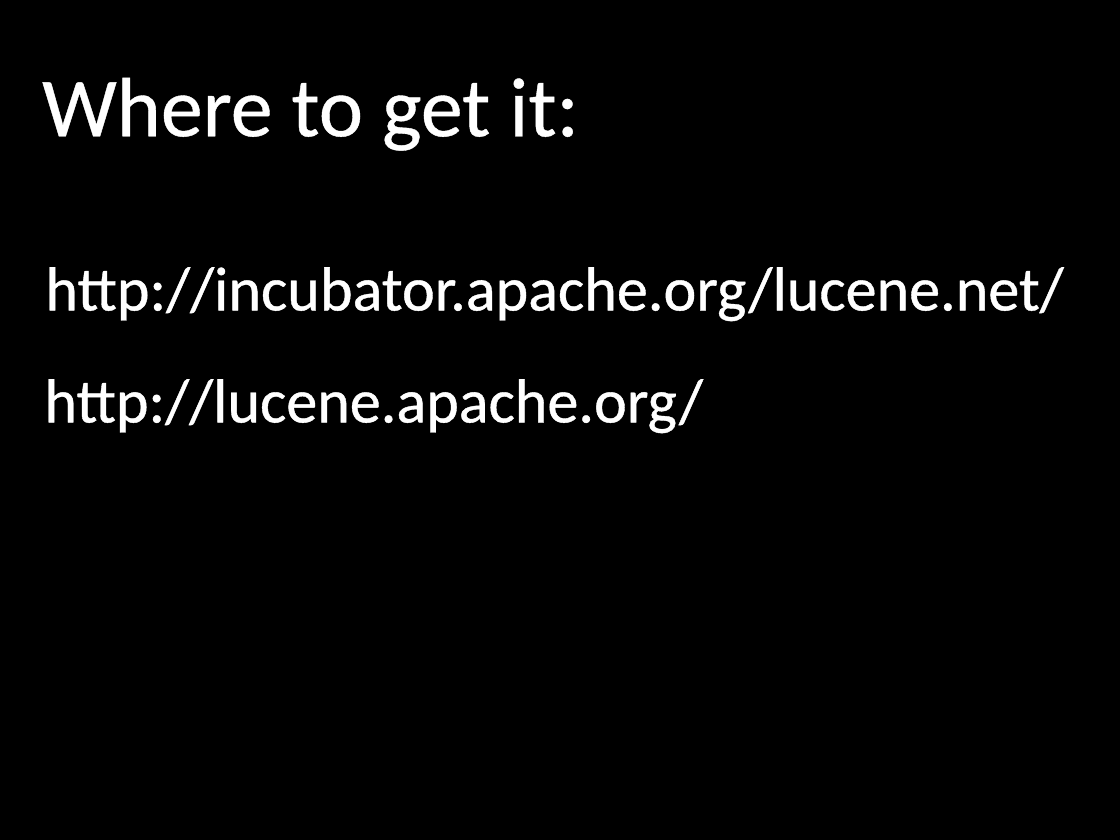
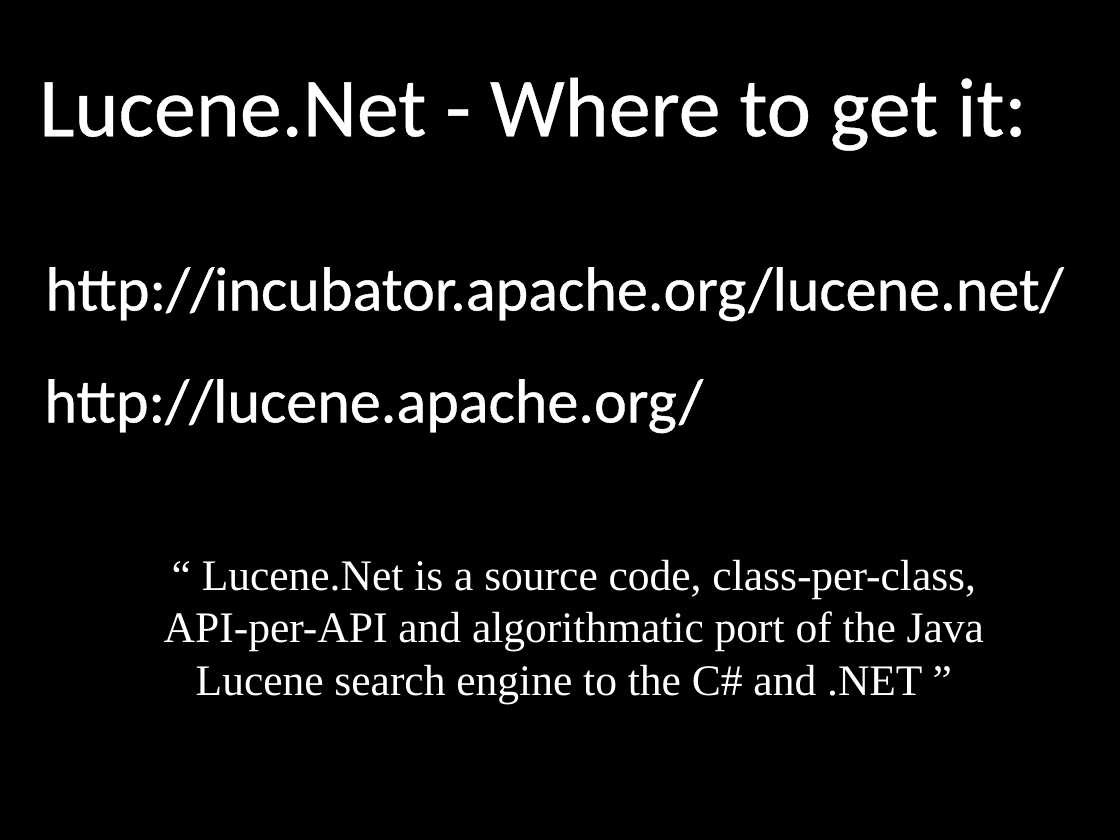
Before and after one commit to spaccabit/vinull, a slide deck: slide 4 of Presentations/Lucene/Lucene.pptx (slide 7 before the commit). Drawn at 1120x840 pixels with LibreOffice and Linux fonts; fonts in the diff are those of the drawing. Boxes give left, top, right and bottom in pixels: in the first picture for what was removed or moved away, otherwise in the second. Text is boxed around its words. In the diff, an @@ line names an element or a change of style, - is before the commit and + after.

```diff
--- a/Presentations/Lucene/Lucene.pptx
+++ b/Presentations/Lucene/Lucene.pptx
@@ text at <box>39,77,1027,151</box>: text changed @@
-Where to get it:
+Lucene.Net - Where to get it:
@@ text added at <box>164,559,984,703</box>, 28 pt, text #FFFFFF @@
+“ Lucene.Net is a source code, class-per-class, API-per-API and algorithmatic port of the Java Lucene search engine to the C# and .NET ”
```
Also in this commit, not shown: 1 other slide changed, 17 slides added, 1 slide removed, 1 other file.
